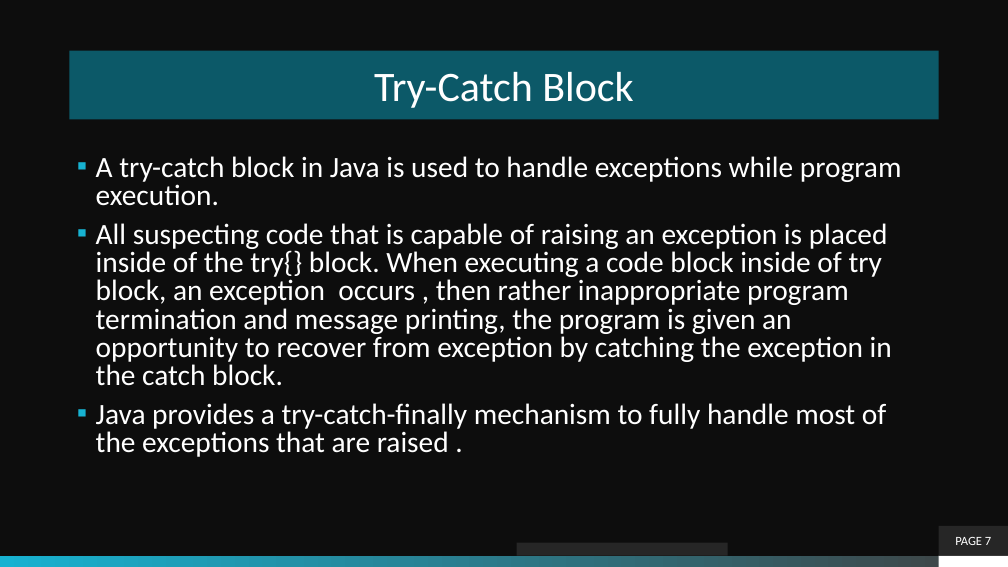
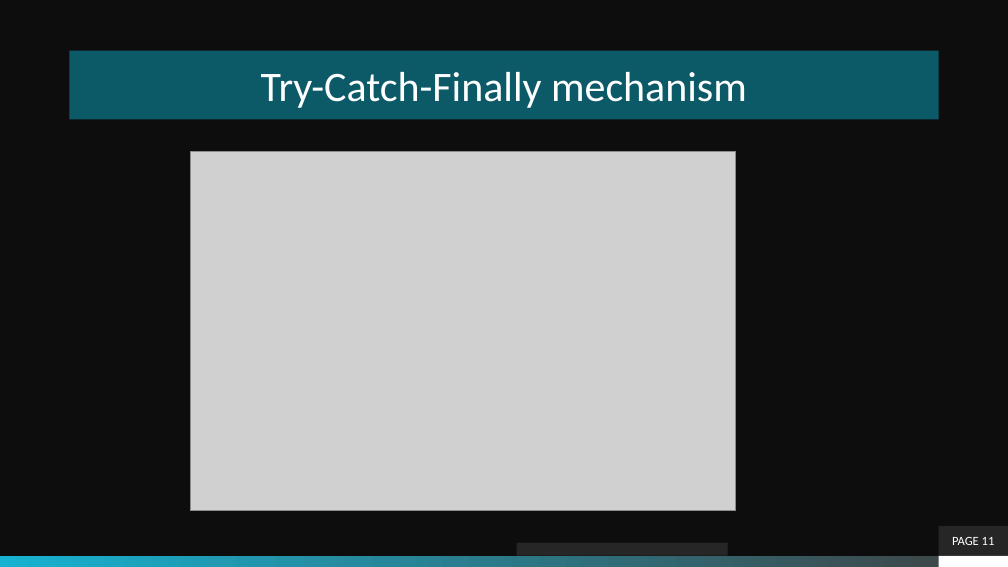
Before and after one commit to theLeonidas/Courses, a slide deck: slide 11 of courseMaterial/Exceptions/Exceptions.pptx (slide 7 before the commit). Drawn at 1008x567 pixels with LibreOffice and Linux fonts; fonts in the diff are those of the drawing; grey boxes stand for pictures; background and template pictures are left out. Boxes give left, top, right and bottom in pixels: in the first picture for what was removed or moved away, otherwise in the second. Text is boxed around its words. In the diff, an @@ line names an element or a change of style, - is before the commit and + after.

Commit message:
Committing changes for Exceptions.

```diff
--- a/courseMaterial/Exceptions/Exceptions.pptx
+++ b/courseMaterial/Exceptions/Exceptions.pptx
@@ title at box(261, 72, 747, 108): text changed @@
-Try-Catch Block
+Try-Catch-Finally mechanism
@@ text removed at box(96, 156, 902, 457) @@
-▪ A try-catch block in Java is used to handle exceptions while program execution.
-▪ All suspecting code that is capable of raising an exception is placed inside of the try{} block. When executing a code block inside of try block, an exception occurs , then rather inappropriate program termination and message printing, the program is given an opportunity to recover from exception by catching the exception in the catch block.
-▪ Java provides a try-catch-finally mechanism to fully handle most of the exceptions that are raised .
@@ picture added at box(190, 151, 735, 511) @@
@@ page number at box(952, 537, 995, 545): text changed @@
-PAGE 7
+PAGE 11
```
Also in this commit, not shown: 6 other slides changed, 8 slides added, 9 slides removed, 8 other files.
